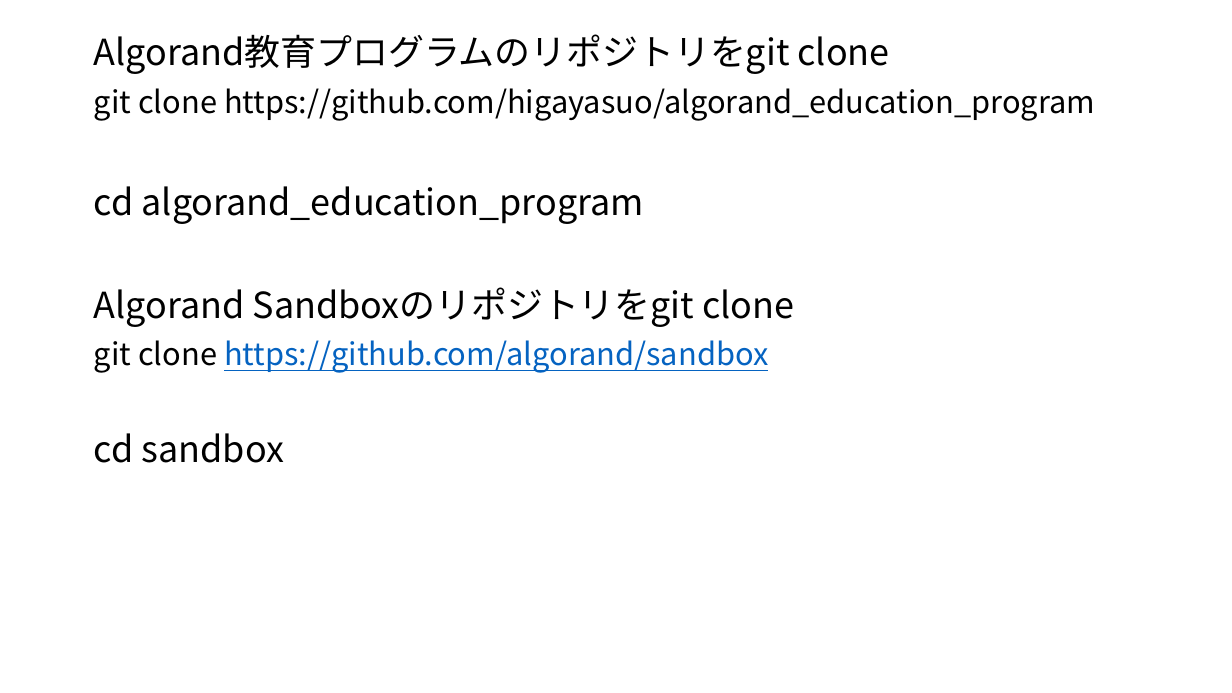
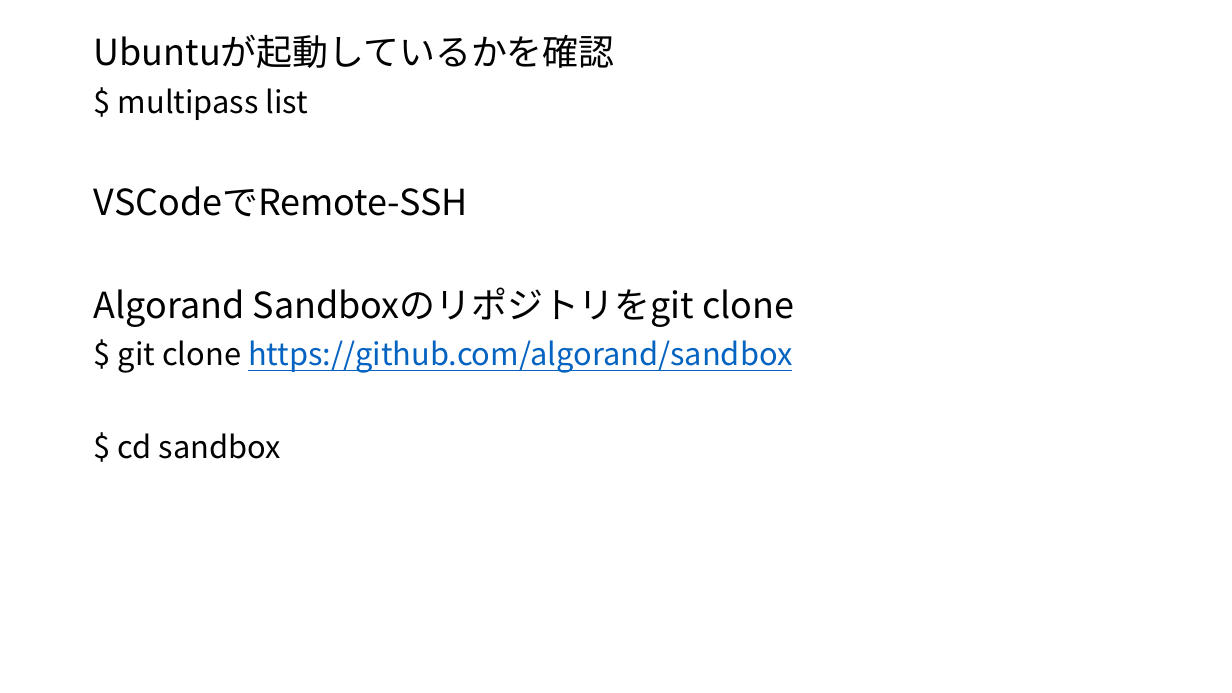
Before and after one commit to higayasuo/scripts, a slide deck: slide 1 of curriculum/1_preparation/4_sandbox.pptx. Drawn at 1232x693 pixels with LibreOffice and Linux fonts; fonts in the diff are those of the drawing. Boxes give left, top, right and bottom in pixels: in the first picture for what was removed or moved away, otherwise in the second. Text is boxed around its words. In the diff, an @@ line names an element or a change of style, - is before the commit and + after.

```diff
--- a/curriculum/1_preparation/4_sandbox.pptx
+++ b/curriculum/1_preparation/4_sandbox.pptx
@@ text at (94, 34, 615, 217): text changed; size 24 to 28 pt @@
-Algorand教育プログラムのリポジトリをgit clone
-git clone https://github.com/higayasuo/algorand_education_program
-cd algorand_education_program
+Ubuntuが起動しているかを確認
+$ multipass list
+VSCodeでRemote-SSH
@@ text at (118, 340, 792, 459): text changed @@
-git clone https://github.com/algorand/sandbox
-cd sandbox
+$ git clone https://github.com/algorand/sandbox
+$ cd sandbox
```
Also in this commit, not shown: 5 slides added, 1 slide removed, 2 other files.
